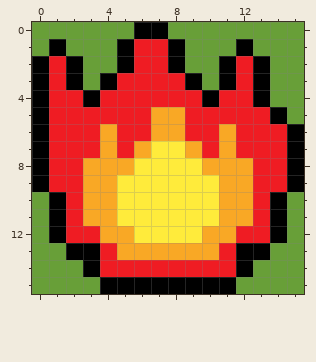
File history of a pixel-art sprite, img/fire5.png. This is how it looked before the edit.
The file is 64x64 pixels, drawn in blocks of 4x4; one block is one cell here.
The result:
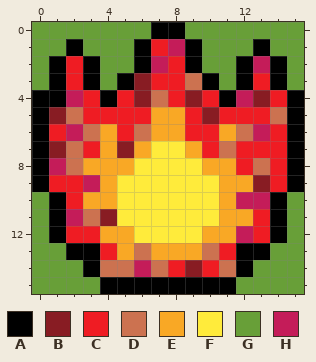
Palette (. is transparent): A #000000  B #881c23  C #ef1c23  D #cc7250  E #f9a825  F #ffeb3b  G #689f38  H #c41c59
The exact change:
Colour C becomes colour A in row 1 at x 6; in row 2 at x 1, 6 and 12; in row 3 at x 1, 5 and 12; in row 4 at x 1, 4 and 11.
Colour G becomes colour A in row 0 at x 8; in row 1 at x 2, 9 and 13; in row 2 at x 3, 9 and 14; in row 3 at x 3, 10 and 14; in rows 4 to 5 at x 15.
Colour A becomes colour B in row 4 at x 13.
Colour C becomes colour B in row 3 at x 6; in row 4 at x 6 and 9; in row 5 at x 1 and 10; in row 7 at x 1 and 5; in row 9 at x 13; in row 14 at x 9.
Colour E becomes colour B in row 11 at x 4.
Colour A becomes colour C in row 2 at x 2 and 8; in row 3 at x 2 and 13; in row 4 at x 3 and 10.
Colour E becomes colour C in row 8 at x 12.
Colour G becomes colour C in row 4 at x 14.
Colour A becomes colour D in row 3 at x 9; in row 5 at x 14.
Colour C becomes colour D in row 4 at x 7; in row 5 at x 2; in row 6 at x 3, 6 and 12; in row 7 at x 2; in row 8 at x 2 and 13; in row 14 at x 4 to 5, 7 and 11.
Colour E becomes colour D in row 7 at x 11; in row 11 at x 3; in row 13 at x 6 and 10.
Colour A becomes colour G in row 0 at x 6; in row 1 at x 1, 5 and 12; in row 2 at x 0, 5 and 11; in row 3 at x 0, 4 and 11.
Colour A becomes colour H in row 1 at x 8; in row 2 at x 13.
Colour C becomes colour H in row 2 at x 7; in row 4 at x 2 and 12; in row 6 at x 2 and 13; in row 8 at x 1; in row 10 at x 13; in row 11 at x 2.
Colour C becomes colour H in row 12 at x 12; in row 14 at x 6.
Colour E becomes colour H in row 9 at x 3; in row 10 at x 12.
Boxes around the changes in both pictures, in picture pixels (x1, y1, x2, y2):
changed: (32, 22, 304, 277)
